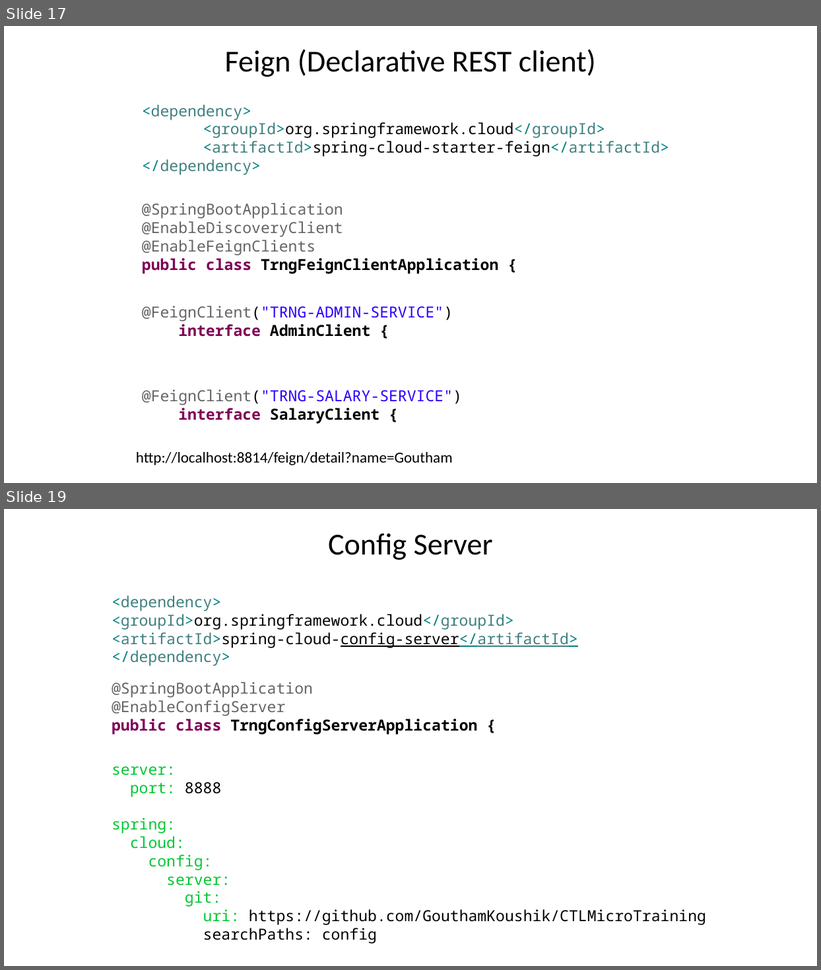
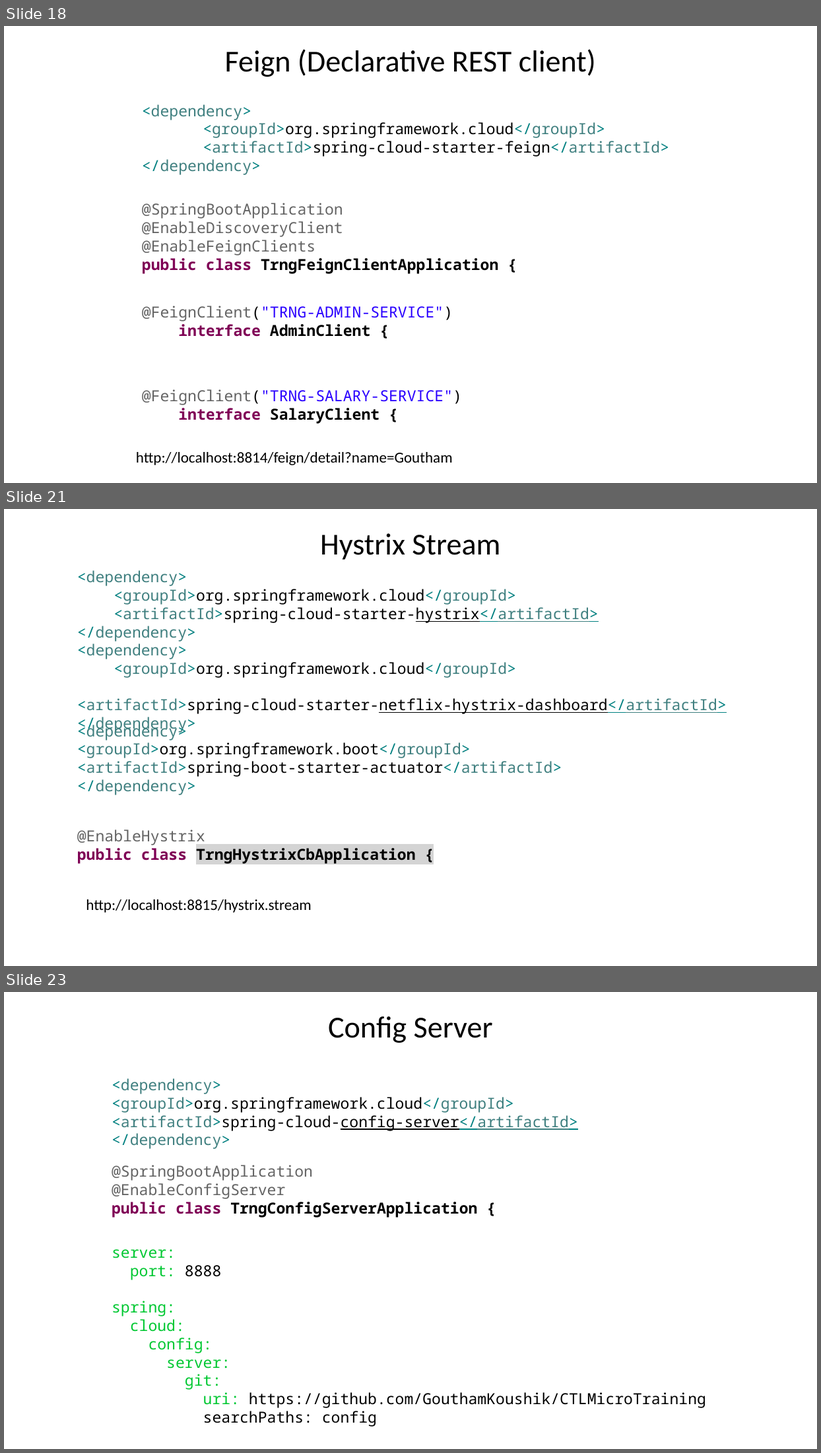
Before and after one commit to GouthamKoushik/CTLMicroTraining, a slide deck: slides/Microservices Workshop.pptx. Shown one above the other, each under a label of ours: slides 17 and 19 before the commit, slides 18, 21 and 23 after it; the slides between them are not shown. The pictures are 821x970 and 821x1453 pixels, drawn with LibreOffice and Linux fonts; fonts in the diff are those of the drawing. Boxes give left, top, right and bottom in pixels: in the first picture for what was removed or moved away, otherwise in the second. Text is boxed around its words. In the diff, an @@ line names an element or a change of style, - is before the commit and + after.

```diff
--- a/slides/Microservices Workshop.pptx
+++ b/slides/Microservices Workshop.pptx
@@ slide 21 added at box(4, 509, 817, 966), background #FFFFFF @@
@@ title added at box(320, 533, 500, 560), 36 pt, text #000000 @@
+Hystrix Stream
@@ text added at box(77, 570, 727, 714), 18 pt, text #000000 @@
+<dependency>
+<groupId>org.springframework.cloud</groupId>
+<artifactId>spring-cloud-starter-hystrix</artifactId>
+</dependency>
+<dependency>
+<groupId>org.springframework.cloud</groupId>
+<artifactId>spring-cloud-starter-netflix-hystrix-dashboard</artifactId>
+</dependency>
@@ text added at box(77, 722, 562, 795), 18 pt, text #3F7F7F @@
+<dependency>
+<groupId>org.springframework.boot</groupId>
+<artifactId>spring-boot-starter-actuator</artifactId>
+</dependency>
@@ text added at box(77, 830, 416, 864), 18 pt, text #000000, bold @@
+@EnableHystrix
+public class TrngHystrixCbApplication {
@@ text added at box(86, 900, 311, 913), 18 pt, text #000000 @@
+http://localhost:8815/hystrix.stream
@@ what was slide 17 is now slide 18 @@
@@ what was slide 19 is now slide 23 @@
```
Also in this commit, not shown: 1 slide changed, 3 other slides added.
